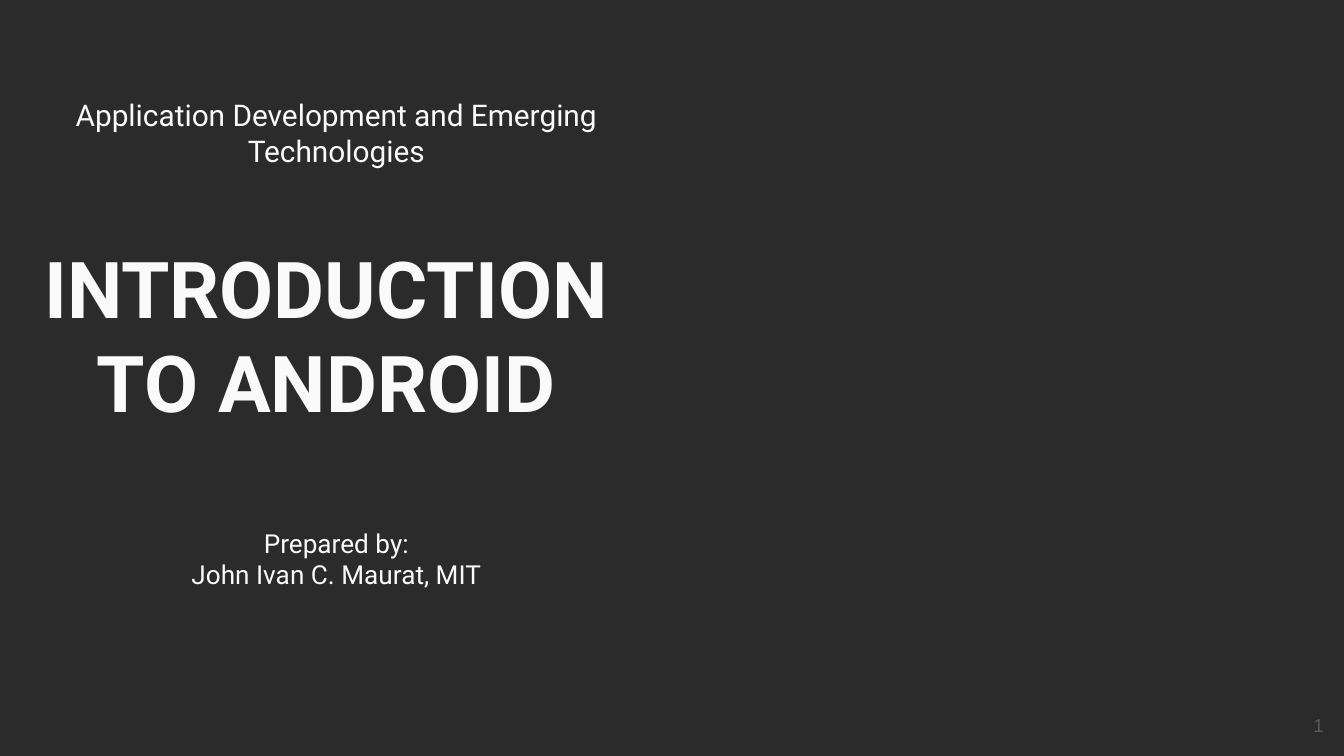
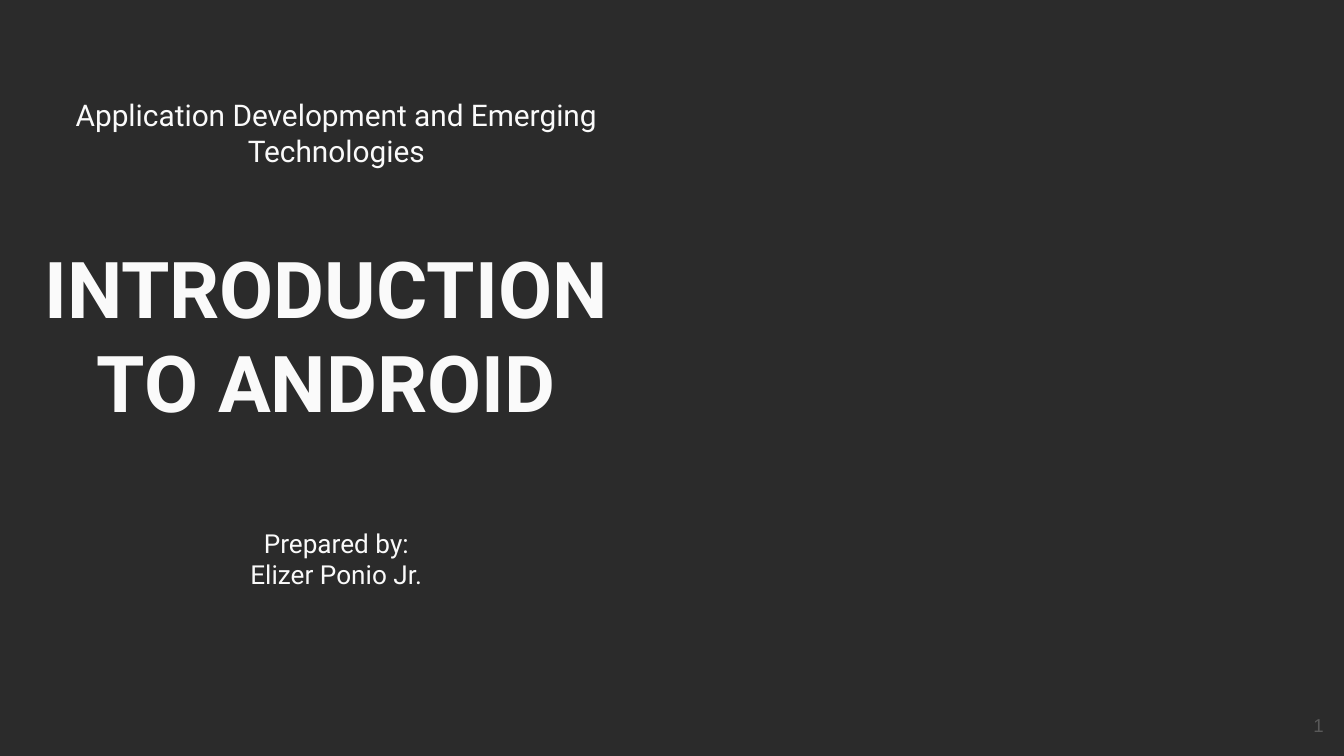
Before and after one commit to robitussin/CTAPDEVL, a slide deck: slide 1 of Week 1/[WEEK1] PPT CTAPDEVL Introduction to Android.pptx. Drawn at 1344x756 pixels with LibreOffice and Linux fonts; fonts in the diff are those of the drawing; background and template pictures are left out; a plain dark background stands for a picture behind light text. Boxes give left, top, right and bottom in pixels: in the first picture for what was removed or moved away, otherwise in the second. Text is boxed around its words. In the diff, an @@ line names an element or a change of style, - is before the commit and + after.

```diff
--- a/Week 1/[WEEK1] PPT CTAPDEVL Introduction to Android.pptx
+++ b/Week 1/[WEEK1] PPT CTAPDEVL Introduction to Android.pptx
@@ text at [250,564,422,585]: text changed @@
-John Ivan C. Maurat, MIT
+Elizer Ponio Jr.
```
Also in this commit, not shown: 48 other files.
